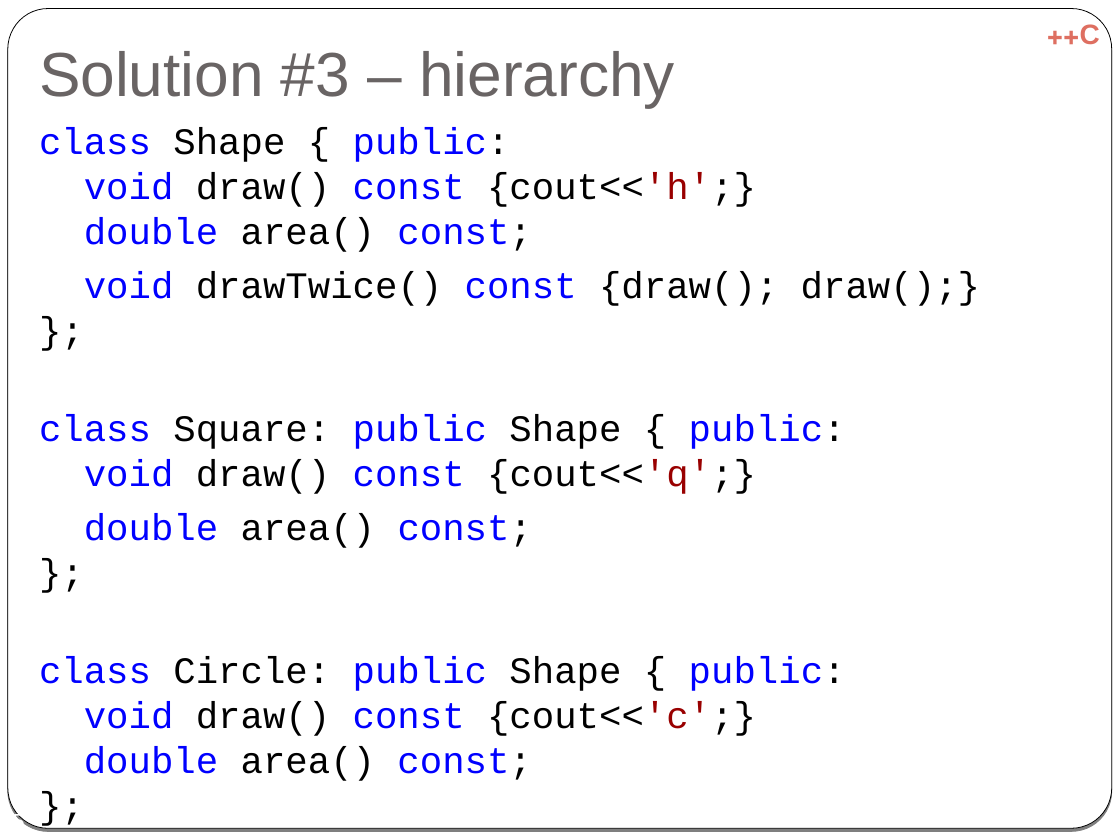
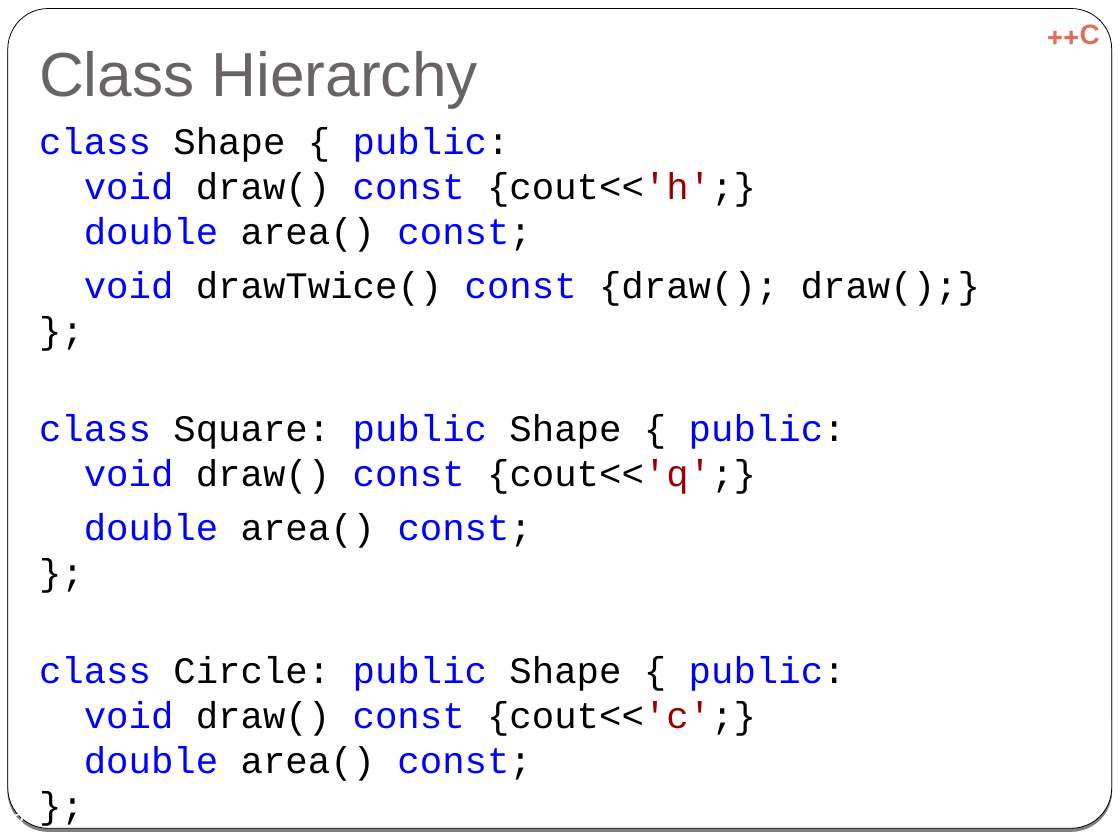
Before and after one commit to cpp-at-ariel/cpp-5779, a slide deck: slide 3 of 06-inheritance/slides-virtual.odp (slide 5 before the commit). Drawn at 1120x840 pixels with LibreOffice and Linux fonts; fonts in the diff are those of the drawing. Boxes give left, top, right and bottom in pixels: in the first picture for what was removed or moved away, otherwise in the second. Text is boxed around its words. In the diff, an @@ line names an element or a change of style, - is before the commit and + after.

```diff
--- a/06-inheritance/slides-virtual.odp
+++ b/06-inheritance/slides-virtual.odp
@@ title at [39,51,478,107]: text changed @@
-Solution #3 – hierarchy
+Class Hierarchy
```
Also in this commit, not shown: 4 other slides changed, 2 slides removed, 12 other files.
